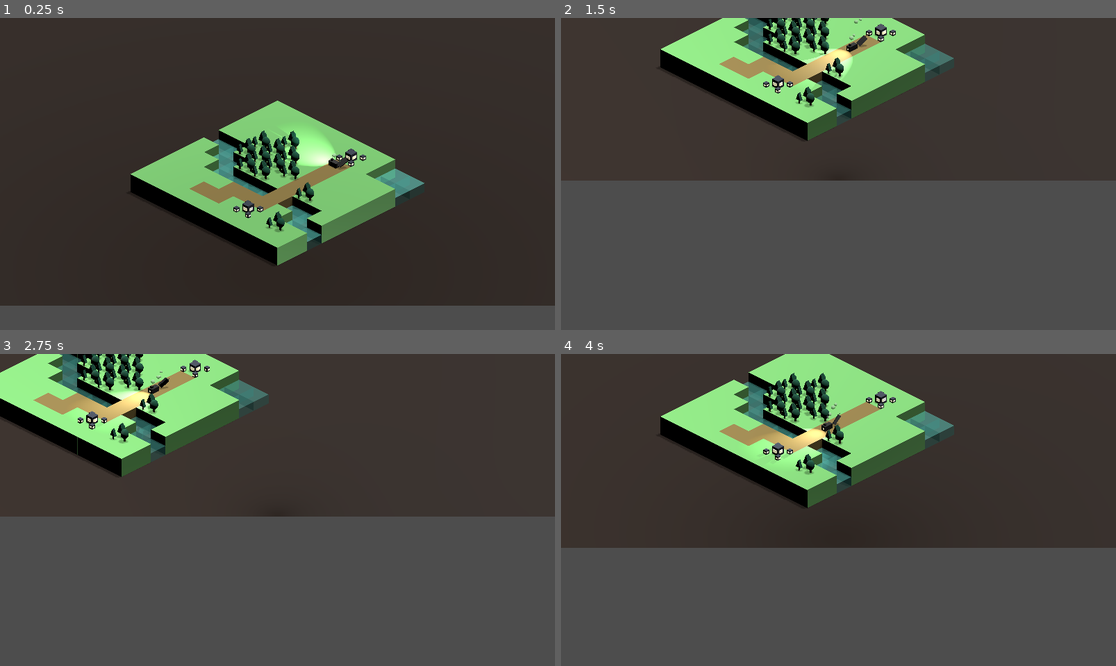
Above: before the commit, frames 1-4 (two rows, left to right).
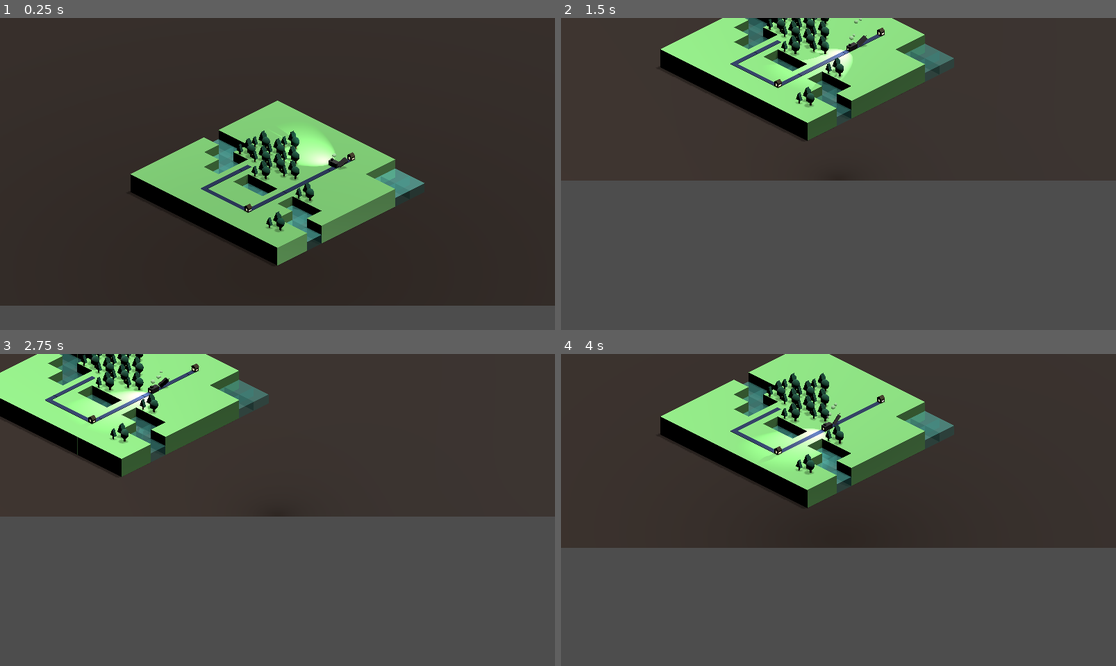
Above: after the commit, the same moments.

Repository: maryilewis/fantasy-railroad
Game: Godot game, scene res://World Map/World Map.tscn
Two runs of this game, one before a commit and one after it. Both use one fixed random seed, a clock stepped at 60 frames per second and the inputs below.
Inputs (mouse positions are in pixels of both pictures, inside the frame that each line leads up to):
- Up to frame 1 (0.25 s): no input
- Up to frame 2 (1.5 s): tap Enter at 0.5 s; move the mouse to (960, 158) at 0.52 s; hold D 0.53-1.28 s; click (960, 158) at 0.67 s; move the mouse to (727, 189) at 1.27 s; hold S from 1.28 s (still down); click (727, 189) at 1.42 s
- Up to frame 3 (2.75 s): move the mouse to (333, 441) at 2.02 s; release S at 2.03 s; hold D from 2.03 s (still down); click (333, 441) at 2.17 s
- Up to frame 4 (4 s): tap Space at 2.75 s; move the mouse to (810, 572) at 2.77 s; release D at 2.78 s; hold W 2.78-3.53 s; click (810, 572) at 2.92 s; move the mouse to (1005, 556) at 3.52 s; hold A from 3.53 s (still down); click (1005, 556) at 3.67 s

The runs differ from the first frame. In frame 1, 1.8% of the frame differs, in the area x 34-66%, y 41-65%; in frame 2, 1.8%; in frame 3, 1.8%; in frame 4, 1.8%.

Commit message:
position roads, add inheritance

Diff:
--- a/Autoloads/game_data.gd
+++ b/Autoloads/game_data.gd
@@ -4,12 +4,14 @@
 var world_camera: Camera3D
 #endregion
 
+signal map_updated
+
 #region map
-@onready var flat = preload("res://Square Scenes/flat.tscn")
+@onready var flat = preload("res://Square Scenes/flat/flat.tscn")
 @onready var forest = preload("res://Square Scenes/forest/forest.tscn")
 @onready var water = preload("res://Square Scenes/water.tscn")
-@onready var town = preload("res://Square Scenes/town.tscn")
-@onready var road = preload("res://Square Scenes/road.tscn")
+@onready var town = preload("res://Square Scenes/town/town.tscn")
+@onready var road = preload("res://Square Scenes/road/road.tscn")
 #@onready var road = preload("res://Square Scenes/road.tscn")
 var map_plan = []
 var map_nodes = []
@@ -23,9 +25,9 @@
 	map_plan.append(['.', '.', '.', '.', 'w', '.', '.', '.', '.', '.'])
 	map_plan.append(['.', '.', '.', '.', 'w', 'w', '.', '.', '.', '.'])
 	map_plan.append(['.', '.', '.', 'f', 'f', 'w', 'w', '.', '.', '.'])
-	map_plan.append(['.', '.', 'f', 'f', 'f', 'f', 'w', '.', 'r', '.'])
-	map_plan.append(['.', '.', '.', 'f', 'f', 'f', 'w', 'r', 'r', '.'])
-	map_plan.append(['.', '.', '.', '.', 'f', '.', 'w', 'r', '.', '.'])
+	map_plan.append(['.', '.', 'f', 'f', 'f', 'r', 'r', 'r', 'r', '.'])
+	map_plan.append(['.', '.', '.', 'f', 'f', 'f', 'w', '.', 'r', '.'])
+	map_plan.append(['.', '.', '.', '.', 'f', '.', 'w', '.', 'r', '.'])
 	map_plan.append(['.', 't', 'r', 'r', 'r', 'r', 'r', 'r', 't', '.'])
 	map_plan.append(['.', '.', '.', '.', '.', 'f', 'w', '.', '.', '.'])
 	map_plan.append(['w', 'w', '.', '.', '.', '.', 'w', 'w', 'f', '.'])
@@ -51,8 +53,12 @@
 			new_square.position = Vector3(i, 0, j)
 			new_square.map_x = i
 			new_square.map_y = j
+			if (new_square.is_traversible()):
+				connect("map_updated", new_square.evaluate_visible_roads)
 			add_child(new_square)
 			GameData.map_nodes[i].append(new_square)
+	# send signal that map is initialized
+	emit_signal("map_updated")
 
 #endregion
 
--- a/Square Scenes/base.gd
+++ b/Square Scenes/base.gd
@@ -3,3 +3,12 @@
 var map_y: int
 # Use TraversibleNode
 var isTraversible = false
+
+func is_traversible():
+	return false;
+
+func _on_hover():
+	pass
+
+func _on_unhover():
+	pass
--- a/Square Scenes/base.tscn
+++ b/Square Scenes/base.tscn
@@ -1,6 +1,23 @@
-[gd_scene load_steps=2 format=3 uid="uid://cgsuufqroigwm"]
+[gd_scene load_steps=5 format=3 uid="uid://cgsuufqroigwm"]
 
 [ext_resource type="Script" path="res://Square Scenes/base.gd" id="1_h31v4"]
+[ext_resource type="Material" uid="uid://b307dfbyjne2e" path="res://Square Scenes/materials/flat.tres" id="2_xpiwj"]
+
+[sub_resource type="BoxShape3D" id="BoxShape3D_8gxxu"]
+
+[sub_resource type="BoxMesh" id="BoxMesh_cuw3c"]
+material = ExtResource("2_xpiwj")
 
 [node name="base" type="Node3D"]
 script = ExtResource("1_h31v4")
+
+[node name="Flat" type="StaticBody3D" parent="."]
+
+[node name="CollisionShape3D" type="CollisionShape3D" parent="Flat"]
+shape = SubResource("BoxShape3D_8gxxu")
+
+[node name="MeshInstance3D" type="MeshInstance3D" parent="Flat/CollisionShape3D"]
+mesh = SubResource("BoxMesh_cuw3c")
+
+[connection signal="mouse_entered" from="Flat" to="." method="_on_hover"]
+[connection signal="mouse_exited" from="Flat" to="." method="_on_unhover"]
--- a/Square Scenes/flat.gd
+++ /dev/null
@@ -1 +0,0 @@
-extends SquareBaseNode
--- a/Square Scenes/flat.tscn
+++ /dev/null
@@ -1,20 +0,0 @@
-[gd_scene load_steps=5 format=3 uid="uid://bul1gy2jsfada"]
-
-[ext_resource type="Material" uid="uid://b307dfbyjne2e" path="res://Square Scenes/materials/flat.tres" id="1_bx5lb"]
-[ext_resource type="Script" path="res://Square Scenes/flat.gd" id="1_hwhxo"]
-
-[sub_resource type="BoxShape3D" id="BoxShape3D_6dlx2"]
-
-[sub_resource type="BoxMesh" id="BoxMesh_v0745"]
-material = ExtResource("1_bx5lb")
-
-[node name="Flat" type="Node3D"]
-script = ExtResource("1_hwhxo")
-
-[node name="Flat" type="StaticBody3D" parent="."]
-
-[node name="CollisionShape3D" type="CollisionShape3D" parent="Flat"]
-shape = SubResource("BoxShape3D_6dlx2")
-
-[node name="MeshInstance3D" type="MeshInstance3D" parent="Flat/CollisionShape3D"]
-mesh = SubResource("BoxMesh_v0745")
--- /dev/null
+++ b/Square Scenes/flat/flat.gd
@@ -0,0 +1,4 @@
+class_name FlatNode extends SquareBaseNode
+
+func _on_hover():
+	print("hover flat")
--- /dev/null
+++ b/Square Scenes/flat/flat.tscn
@@ -0,0 +1,7 @@
+[gd_scene load_steps=3 format=3 uid="uid://ccjoliw6n063a"]
+
+[ext_resource type="PackedScene" uid="uid://cgsuufqroigwm" path="res://Square Scenes/base.tscn" id="1_5g21s"]
+[ext_resource type="Script" path="res://Square Scenes/flat/flat.gd" id="2_coa7w"]
+
+[node name="base" instance=ExtResource("1_5g21s")]
+script = ExtResource("2_coa7w")
--- /dev/null
+++ b/Square Scenes/forest/tree trunk.tres
@@ -0,0 +1,7 @@
+[gd_resource type="CylinderMesh" load_steps=2 format=3 uid="uid://0eh8plfpl17r"]
+
+[sub_resource type="StandardMaterial3D" id="StandardMaterial3D_cpkik"]
+albedo_color = Color(0.364706, 0.231373, 0.141176, 1)
+
+[resource]
+material = SubResource("StandardMaterial3D_cpkik")
--- /dev/null
+++ b/Square Scenes/forest/tree trunk2.tres
@@ -0,0 +1,4 @@
+[gd_resource type="StandardMaterial3D" format=3 uid="uid://c0bfl4m6y763p"]
+
+[resource]
+albedo_color = Color(0.266667, 0.239216, 0.14902, 1)
--- a/Square Scenes/paths.tscn
+++ b/Square Scenes/paths.tscn
@@ -61,7 +61,7 @@
 curve = ExtResource("1_5n6eg")
 
 [node name="PathFollow3D" type="PathFollow3D" parent="PathWN"]
-transform = Transform3D(-0.995634, 0, 0.0933406, 0, 1, 0, -0.0933406, 0, -0.995634, 0, 0, -0.5)
+transform = Transform3D(-0.995634, 0, 0.0933406, 0, 1, 0, -0.0933406, 0, -0.995634, 0, 0.5, -0.5)
 
 [node name="RemoteTransform3D" type="RemoteTransform3D" parent="PathWN/PathFollow3D"]
 
@@ -70,7 +70,7 @@
 curve = ExtResource("1_5n6eg")
 
 [node name="PathFollow3D" type="PathFollow3D" parent="PathSW"]
-transform = Transform3D(-0.995634, 0, 0.0933406, 0, 1, 0, -0.0933406, 0, -0.995634, 0, 0, -0.5)
+transform = Transform3D(-0.995634, 0, 0.0933406, 0, 1, 0, -0.0933406, 0, -0.995634, 0, 0.5, -0.5)
 
 [node name="RemoteTransform3D" type="RemoteTransform3D" parent="PathSW/PathFollow3D"]
 
@@ -79,7 +79,7 @@
 curve = ExtResource("1_5n6eg")
 
 [node name="PathFollow3D" type="PathFollow3D" parent="PathES"]
-transform = Transform3D(-0.995634, 0, 0.0933406, 0, 1, 0, -0.0933406, 0, -0.995634, 0, 0, -0.5)
+transform = Transform3D(-0.995634, 0, 0.0933406, 0, 1, 0, -0.0933406, 0, -0.995634, 0, 0.5, -0.5)
 
 [node name="RemoteTransform3D" type="RemoteTransform3D" parent="PathES/PathFollow3D"]
 
@@ -88,7 +88,7 @@
 curve = ExtResource("1_5n6eg")
 
 [node name="PathFollow3D" type="PathFollow3D" parent="PathNE"]
-transform = Transform3D(-0.995634, 0, 0.0933406, 0, 1, 0, -0.0933406, 0, -0.995634, 0, 0, -0.5)
+transform = Transform3D(-0.995634, 0, 0.0933406, 0, 1, 0, -0.0933406, 0, -0.995634, 0, 0.5, -0.5)
 
 [node name="RemoteTransform3D" type="RemoteTransform3D" parent="PathNE/PathFollow3D"]
 
@@ -96,7 +96,7 @@
 curve = ExtResource("2_23sx1")
 
 [node name="PathFollow3D" type="PathFollow3D" parent="PathNW"]
-transform = Transform3D(-0.0933405, 0, 0.995634, 0, 1, 0, -0.995634, 0, -0.0933405, 0.5, 0, 0)
+transform = Transform3D(-0.0933405, 0, 0.995634, 0, 1, 0, -0.995634, 0, -0.0933405, 0.5, 0.5, 0)
 
 [node name="RemoteTransform3D" type="RemoteTransform3D" parent="PathNW/PathFollow3D"]
 
@@ -105,7 +105,7 @@
 curve = ExtResource("2_23sx1")
 
 [node name="PathFollow3D" type="PathFollow3D" parent="PathWS"]
-transform = Transform3D(-0.0933405, 0, 0.995634, 0, 1, 0, -0.995634, 0, -0.0933405, 0.5, 0, 0)
+transform = Transform3D(-0.0933405, 0, 0.995634, 0, 1, 0, -0.995634, 0, -0.0933405, 0.5, 0.5, 0)
 
 [node name="RemoteTransform3D" type="RemoteTransform3D" parent="PathWS/PathFollow3D"]
 
@@ -114,7 +114,7 @@
 curve = ExtResource("2_23sx1")
 
 [node name="PathFollow3D" type="PathFollow3D" parent="PathSE"]
-transform = Transform3D(-0.0933405, 0, 0.995634, 0, 1, 0, -0.995634, 0, -0.0933405, 0.5, 0, 0)
+transform = Transform3D(-0.0933405, 0, 0.995634, 0, 1, 0, -0.995634, 0, -0.0933405, 0.5, 0.5, 0)
 
 [node name="RemoteTransform3D" type="RemoteTransform3D" parent="PathSE/PathFollow3D"]
 
@@ -123,6 +123,6 @@
 curve = ExtResource("2_23sx1")
 
 [node name="PathFollow3D" type="PathFollow3D" parent="PathEN"]
-transform = Transform3D(-0.0933405, 0, 0.995634, 0, 1, 0, -0.995634, 0, -0.0933405, 0.5, 0, 0)
+transform = Transform3D(-0.0933405, 0, 0.995634, 0, 1, 0, -0.995634, 0, -0.0933405, 0.5, 0.5, 0)
 
 [node name="RemoteTransform3D" type="RemoteTransform3D" parent="PathEN/PathFollow3D"]
--- a/Square Scenes/road.gd
+++ /dev/null
@@ -1 +0,0 @@
-class_name RoadNode extends TraversibleNode
--- a/Square Scenes/road.tscn
+++ /dev/null
@@ -1,25 +0,0 @@
-[gd_scene load_steps=6 format=3 uid="uid://dp5fqk35e1do0"]
-
-[ext_resource type="Script" path="res://Square Scenes/road.gd" id="1_dbjrr"]
-[ext_resource type="PackedScene" uid="uid://cm06jicijey5l" path="res://Square Scenes/paths.tscn" id="2_m7kpn"]
-
-[sub_resource type="BoxShape3D" id="BoxShape3D_6dlx2"]
-
-[sub_resource type="StandardMaterial3D" id="StandardMaterial3D_sk78h"]
-albedo_color = Color(0.541176, 0.462745, 0.258824, 1)
-
-[sub_resource type="BoxMesh" id="BoxMesh_v0745"]
-material = SubResource("StandardMaterial3D_sk78h")
-
-[node name="Road" type="Node3D"]
-script = ExtResource("1_dbjrr")
-
-[node name="StaticBody3D" type="StaticBody3D" parent="."]
-
-[node name="CollisionShape3D" type="CollisionShape3D" parent="StaticBody3D"]
-shape = SubResource("BoxShape3D_6dlx2")
-
-[node name="MeshInstance3D" type="MeshInstance3D" parent="StaticBody3D/CollisionShape3D"]
-mesh = SubResource("BoxMesh_v0745")
-
-[node name="Paths" parent="." instance=ExtResource("2_m7kpn")]
--- /dev/null
+++ b/Square Scenes/road/road.gd
@@ -0,0 +1,4 @@
+class_name RoadNode extends TraversibleNode
+
+func _on_hover():
+	print("road hover ", map_x,", ", map_y)
--- /dev/null
+++ b/Square Scenes/road/road.tscn
@@ -0,0 +1,15 @@
+[gd_scene load_steps=6 format=3 uid="uid://cgisigfvsj827"]
+
+[ext_resource type="PackedScene" uid="uid://cgsuufqroigwm" path="res://Square Scenes/base.tscn" id="1_75vgn"]
+[ext_resource type="Script" path="res://Square Scenes/road/road.gd" id="2_jyaov"]
+[ext_resource type="PackedScene" uid="uid://cm06jicijey5l" path="res://Square Scenes/paths.tscn" id="3_uadyr"]
+[ext_resource type="PackedScene" uid="uid://bksinyq3m8tkn" path="res://Square Scenes/road/visible_roads.tscn" id="4_uohgv"]
+[ext_resource type="Script" path="res://Square Scenes/traversible/visible_roads.gd" id="5_kq8hh"]
+
+[node name="road" instance=ExtResource("1_75vgn")]
+script = ExtResource("2_jyaov")
+
+[node name="Paths" parent="." index="1" instance=ExtResource("3_uadyr")]
+
+[node name="Visible Roads" parent="." index="2" instance=ExtResource("4_uohgv")]
+script = ExtResource("5_kq8hh")
--- /dev/null
+++ b/Square Scenes/road/visible_roads.tscn
@@ -0,0 +1,33 @@
+[gd_scene load_steps=4 format=3 uid="uid://bksinyq3m8tkn"]
+
+[ext_resource type="Script" path="res://Square Scenes/traversible/visible_roads.gd" id="1_omfr3"]
+
+[sub_resource type="StandardMaterial3D" id="StandardMaterial3D_mh22g"]
+albedo_color = Color(0.121569, 0.184314, 0.32549, 1)
+
+[sub_resource type="BoxMesh" id="BoxMesh_8232e"]
+material = SubResource("StandardMaterial3D_mh22g")
+
+[node name="Visible Roads" type="MeshInstance3D"]
+transform = Transform3D(-4.37114e-08, 0, -1, 0, 1, 0, 1, 0, -4.37114e-08, 0, -0.02, 0)
+script = ExtResource("1_omfr3")
+
+[node name="North" type="MeshInstance3D" parent="."]
+transform = Transform3D(-1.09278e-08, 0, 0.6, 0, 0.05, 0, -0.25, 0, -2.62268e-08, -0.2, 0.51, 0)
+mesh = SubResource("BoxMesh_8232e")
+skeleton = NodePath("../../Paths")
+
+[node name="South" type="MeshInstance3D" parent="."]
+transform = Transform3D(-1.09278e-08, 0, 0.6, 0, 0.05, 0, -0.25, 0, -2.62268e-08, 0.197845, 0.51, 0)
+mesh = SubResource("BoxMesh_8232e")
+skeleton = NodePath("../../Paths")
+
+[node name="East" type="MeshInstance3D" parent="."]
+transform = Transform3D(0.25, 0, 0, 0, 0.05, 0, 0, 0, 0.6, -0.0023457, 0.51, -0.202754)
+mesh = SubResource("BoxMesh_8232e")
+skeleton = NodePath("../../Paths")
+
+[node name="West" type="MeshInstance3D" parent="."]
+transform = Transform3D(0.25, 0, 0, 0, 0.05, 0, 0, 0, 0.6, -0.0023457, 0.51, 0.204539)
+mesh = SubResource("BoxMesh_8232e")
+skeleton = NodePath("../../Paths")
--- a/Square Scenes/town.gd
+++ /dev/null
@@ -1,20 +0,0 @@
-class_name TownNode extends TraversibleNode
-
-# TODO: a static menu that just shows info about what you're hovering
-
-# Called when the node enters the scene tree for the first time.
-func _ready():
-	$"Town Menu".hide()
-
-# Called every frame. 'delta' is the elapsed time since the previous frame.
-func _process(_delta):
-	pass
-
-
-func _on_static_body_3d_mouse_entered():
-	$"Town Menu".position = get_viewport().get_mouse_position() + Vector2(-100, -50)
-	$"Town Menu".show()
-
-
-func _on_static_body_3d_mouse_exited():
-	$"Town Menu".hide()
--- a/Square Scenes/town.tscn
+++ /dev/null
@@ -1,109 +0,0 @@
-[gd_scene load_steps=10 format=3 uid="uid://ctipyjs1jr8is"]
-
-[ext_resource type="Script" path="res://Square Scenes/town.gd" id="1_2tgbh"]
-[ext_resource type="Material" uid="uid://p5kmpiqkcdmb" path="res://Square Scenes/materials/light.tres" id="2_56gnl"]
-[ext_resource type="PackedScene" uid="uid://cm06jicijey5l" path="res://Square Scenes/paths.tscn" id="3_3t3c6"]
-
-[sub_resource type="BoxShape3D" id="BoxShape3D_6dlx2"]
-
-[sub_resource type="StandardMaterial3D" id="StandardMaterial3D_sk78h"]
-albedo_color = Color(0.47451, 0.776471, 0.435294, 1)
-
-[sub_resource type="BoxMesh" id="BoxMesh_v0745"]
-material = SubResource("StandardMaterial3D_sk78h")
-
-[sub_resource type="StandardMaterial3D" id="StandardMaterial3D_fbt1a"]
-albedo_color = Color(0.239216, 0.266667, 0.321569, 1)
-
-[sub_resource type="BoxMesh" id="BoxMesh_wnm72"]
-material = SubResource("StandardMaterial3D_fbt1a")
-
-[sub_resource type="CylinderMesh" id="CylinderMesh_uuhwy"]
-material = ExtResource("2_56gnl")
-
-[node name="Town" type="Node3D"]
-script = ExtResource("1_2tgbh")
-
-[node name="StaticBody3D" type="StaticBody3D" parent="."]
-
-[node name="CollisionShape3D" type="CollisionShape3D" parent="StaticBody3D"]
-shape = SubResource("BoxShape3D_6dlx2")
-
-[node name="MeshInstance3D" type="MeshInstance3D" parent="StaticBody3D/CollisionShape3D"]
-mesh = SubResource("BoxMesh_v0745")
-
-[node name="building" type="MeshInstance3D" parent="StaticBody3D"]
-transform = Transform3D(0.2, 0, 0, 0, 0.2, 0, 0, 0, 0.2, -0.4, 0.6, -0.4)
-mesh = SubResource("BoxMesh_wnm72")
-skeleton = NodePath("../CollisionShape3D")
-
-[node name="window" type="MeshInstance3D" parent="StaticBody3D/building"]
-transform = Transform3D(1.2, 0, 0, 0, 0.2, 0, 0, 0, 1.2, 0, 0, 0)
-mesh = SubResource("CylinderMesh_uuhwy")
-skeleton = NodePath("../../..")
-
-[node name="building2" type="MeshInstance3D" parent="StaticBody3D"]
-transform = Transform3D(0.2, 0, 0, 0, 0.2, 0, 0, 0, 0.2, 0.4, 0.6, 0.4)
-mesh = SubResource("BoxMesh_wnm72")
-skeleton = NodePath("../CollisionShape3D")
-
-[node name="window" type="MeshInstance3D" parent="StaticBody3D/building2"]
-transform = Transform3D(1.2, 0, 0, 0, 0.2, 0, 0, 0, 1.2, 0, 0, 0)
-mesh = SubResource("CylinderMesh_uuhwy")
-skeleton = NodePath("../../..")
-
-[node name="building3" type="MeshInstance3D" parent="StaticBody3D"]
-transform = Transform3D(0.2, 0, 0, 0, 0.2, 0, 0, 0, 0.2, 0.4, 0.6, -0.413329)
-mesh = SubResource("BoxMesh_wnm72")
-skeleton = NodePath("../CollisionShape3D")
-
-[node name="window" type="MeshInstance3D" parent="StaticBody3D/building3"]
-transform = Transform3D(1.2, 0, 0, 0, 0.2, 0, 0, 0, 1.2, 0, 0, 0)
-mesh = SubResource("CylinderMesh_uuhwy")
-skeleton = NodePath("../../..")
-
-[node name="building4" type="MeshInstance3D" parent="StaticBody3D"]
-transform = Transform3D(0.2, 0, 0, 0, 0.2, 0, 0, 0, 0.2, -0.396742, 0.6, 0.4)
-mesh = SubResource("BoxMesh_wnm72")
-skeleton = NodePath("../CollisionShape3D")
-
-[node name="window" type="MeshInstance3D" parent="StaticBody3D/building4"]
-transform = Transform3D(1.2, 0, 0, 0, 0.2, 0, 0, 0, 1.2, 0, 0, 0)
-mesh = SubResource("CylinderMesh_uuhwy")
-skeleton = NodePath("../../..")
-
-[node name="building5" type="MeshInstance3D" parent="StaticBody3D"]
-transform = Transform3D(0.4, 0, 0, 0, 0.4, 0, 0, 0, 0.4, 0.0182981, 0.712785, 0.0103708)
-mesh = SubResource("BoxMesh_wnm72")
-skeleton = NodePath("../CollisionShape3D")
-
-[node name="window" type="MeshInstance3D" parent="StaticBody3D/building5"]
-transform = Transform3D(1.2, 0, 0, 0, 0.2, 0, 0, 0, 1.2, 0, 0, 0)
-mesh = SubResource("CylinderMesh_uuhwy")
-skeleton = NodePath("../../..")
-
-[node name="Town Menu" type="Control" parent="."]
-layout_mode = 3
-anchors_preset = 0
-offset_right = 40.0
-offset_bottom = 40.0
-
-[node name="Panel" type="Panel" parent="Town Menu"]
-layout_mode = 0
-offset_right = 161.0
-offset_bottom = 54.0
-
-[node name="RichTextLabel" type="RichTextLabel" parent="Town Menu/Panel"]
-layout_mode = 2
-offset_left = 21.0
-offset_top = 14.0
-offset_right = 142.0
-offset_bottom = 43.0
-text = "This is a town"
-
-[node name="MeshInstance3D" type="MeshInstance3D" parent="."]
-
-[node name="Paths" parent="." instance=ExtResource("3_3t3c6")]
-
-[connection signal="mouse_entered" from="StaticBody3D" to="." method="_on_static_body_3d_mouse_entered"]
-[connection signal="mouse_exited" from="StaticBody3D" to="." method="_on_static_body_3d_mouse_exited"]
--- /dev/null
+++ b/Square Scenes/town/town.tscn
@@ -0,0 +1,49 @@
+[gd_scene load_steps=10 format=3 uid="uid://blycrshveipup"]
+
+[ext_resource type="PackedScene" uid="uid://cgsuufqroigwm" path="res://Square Scenes/base.tscn" id="1_10sw8"]
+[ext_resource type="PackedScene" uid="uid://cm06jicijey5l" path="res://Square Scenes/paths.tscn" id="2_k3lar"]
+[ext_resource type="Script" path="res://Square Scenes/town/town_script.gd" id="2_np5ue"]
+[ext_resource type="Material" uid="uid://c0bfl4m6y763p" path="res://Square Scenes/forest/tree trunk2.tres" id="4_xx82m"]
+[ext_resource type="Material" uid="uid://p5kmpiqkcdmb" path="res://Square Scenes/materials/light.tres" id="5_kw5f5"]
+[ext_resource type="PackedScene" uid="uid://bksinyq3m8tkn" path="res://Square Scenes/road/visible_roads.tscn" id="6_lw6bn"]
+
+[sub_resource type="BoxMesh" id="BoxMesh_5oukg"]
+material = ExtResource("4_xx82m")
+
+[sub_resource type="BoxMesh" id="BoxMesh_5o01n"]
+material = ExtResource("5_kw5f5")
+
+[sub_resource type="PrismMesh" id="PrismMesh_d2d2l"]
+material = ExtResource("4_xx82m")
+
+[node name="Town" instance=ExtResource("1_10sw8")]
+script = ExtResource("2_np5ue")
+
+[node name="Paths" parent="." index="1" instance=ExtResource("2_k3lar")]
+
+[node name="Building" type="MeshInstance3D" parent="." index="2"]
+transform = Transform3D(0.25, 0, 0, 0, 0.25, 0, 0, 0, 0.25, 0, 0.615, 0)
+mesh = SubResource("BoxMesh_5oukg")
+
+[node name="MeshInstance3D4" type="MeshInstance3D" parent="Building" index="0"]
+transform = Transform3D(0.01, 0, 0, 0, 0.25, 0, 0, 0, 0.64, 0.552903, -0.0656614, 0)
+mesh = SubResource("BoxMesh_5o01n")
+skeleton = NodePath("../MeshInstance3D2")
+
+[node name="MeshInstance3D" type="MeshInstance3D" parent="Building" index="1"]
+transform = Transform3D(1.3, 0, 0, 0, 0.5, 0, 0, 0, 1, 0, 0.7, 0)
+mesh = SubResource("PrismMesh_d2d2l")
+
+[node name="MeshInstance3D2" type="MeshInstance3D" parent="Building" index="2"]
+transform = Transform3D(0.0999934, 0, -0.0034452, 0, 0.4, 0, 0.0011484, 0, 0.29998, -0.456711, 0.0452557, 0)
+mesh = SubResource("BoxMesh_5o01n")
+
+[node name="MeshInstance3D3" type="MeshInstance3D" parent="Building" index="3"]
+transform = Transform3D(-4.37114e-09, 0, 0.5, 0, 0.5, 0, -0.1, 0, -2.18557e-08, -0.0214086, 0.0452557, -0.476318)
+mesh = SubResource("BoxMesh_5o01n")
+
+[node name="MeshInstance3D5" type="MeshInstance3D" parent="Building" index="4"]
+transform = Transform3D(-4.37114e-09, 0, 0.4, 0, 0.5, 0, -0.1, 0, -1.74846e-08, 0.0573421, 0.0452557, 0.453613)
+mesh = SubResource("BoxMesh_5o01n")
+
+[node name="Visible Roads" parent="." index="3" instance=ExtResource("6_lw6bn")]
--- /dev/null
+++ b/Square Scenes/town/town_script.gd
@@ -0,0 +1,15 @@
+class_name TownNode extends TraversibleNode
+
+# TODO: a static menu that just shows info about what you're hovering
+
+# Called when the node enters the scene tree for the first time.
+func _ready():
+	super()
+
+
+func _on_hover():
+	print("hover town ", map_x,", ", map_y)
+
+
+func _on_unhover():
+	print("unhover town ", map_x,", ", map_y)
--- a/Square Scenes/traversible.tscn
+++ /dev/null
@@ -1,9 +0,0 @@
-[gd_scene load_steps=3 format=3 uid="uid://7iokhd5drcc6"]
-
-[ext_resource type="PackedScene" uid="uid://cm06jicijey5l" path="res://Square Scenes/paths.tscn" id="1_42vll"]
-[ext_resource type="Script" path="res://Square Scenes/traversible.gd" id="1_val0u"]
-
-[node name="Traversible" type="Node3D"]
-script = ExtResource("1_val0u")
-
-[node name="Paths" parent="." instance=ExtResource("1_42vll")]
--- a/Square Scenes/traversible.gd
+++ b/Square Scenes/traversible/traversible.gd
@@ -9,11 +9,25 @@
 # TODO set up variables to avoid lots of $ and typing
 # TODO set loop to false?
 
+func is_traversible():
+	return true
+
 func _init():
 	isTraversible = true
 
 # Called when the node enters the scene tree for the first time.
 func _ready():
+	_init_path_refs()
+	_init_visible_road()
+
+func _init_visible_road():
+	$"Visible Roads".map_x = map_x
+	$"Visible Roads".map_y = map_y
+
+func evaluate_visible_roads():
+	$"Visible Roads".evaluate_visible_roads()
+
+func _init_path_refs():
 	path_refs = {
 		"ew": {
 			"follow": $Paths/PathEW/PathFollow3D,
@@ -64,8 +78,6 @@
 			"transform": $Paths/PathNW/PathFollow3D/RemoteTransform3D
 		},
 	}
-
-
 # Called every frame. 'delta' is the elapsed time since the previous frame.
 func _process(_delta):
 	for key in path_refs:
--- /dev/null
+++ b/Square Scenes/traversible/traversible.tscn
@@ -0,0 +1,12 @@
+[gd_scene load_steps=4 format=3 uid="uid://7iokhd5drcc6"]
+
+[ext_resource type="PackedScene" uid="uid://cm06jicijey5l" path="res://Square Scenes/paths.tscn" id="1_x0yd6"]
+[ext_resource type="Script" path="res://Square Scenes/traversible/traversible.gd" id="1_x2fn7"]
+[ext_resource type="PackedScene" uid="uid://bksinyq3m8tkn" path="res://Square Scenes/road/visible_roads.tscn" id="3_8u8tr"]
+
+[node name="Traversible" type="Node3D"]
+script = ExtResource("1_x2fn7")
+
+[node name="Paths" parent="." instance=ExtResource("1_x0yd6")]
+
+[node name="Visible Roads" parent="." instance=ExtResource("3_8u8tr")]
--- /dev/null
+++ b/Square Scenes/traversible/visible_roads.gd
@@ -0,0 +1,22 @@
+class_name VisibleRoads extends MeshInstance3D
+
+var map_x
+var map_y
+
+func evaluate_visible_roads():
+	if(GameData.map_nodes[map_x -1][map_y].is_traversible()):
+		$West.show()
+	else:
+		$West.hide()
+	if(GameData.map_nodes[map_x + 1][map_y].is_traversible()):
+		$East.show()
+	else:
+		$East.hide()
+	if(GameData.map_nodes[map_x][map_y - 1].is_traversible()):
+		$North.show()
+	else:
+		$North.hide()
+	if(GameData.map_nodes[map_x][map_y + 1].is_traversible()):
+		$South.show()
+	else:
+		$South.hide()
--- a/Square Scenes/turny  test  road.tscn
+++ /dev/null
@@ -1,49 +0,0 @@
-[gd_scene load_steps=6 format=3 uid="uid://dktdygxfn8l2u"]
-
-[ext_resource type="Script" path="res://Square Scenes/traversible.gd" id="1_nnj7t"]
-
-[sub_resource type="BoxShape3D" id="BoxShape3D_6dlx2"]
-
-[sub_resource type="StandardMaterial3D" id="StandardMaterial3D_sk78h"]
-albedo_color = Color(0.541176, 0.462745, 0.258824, 1)
-
-[sub_resource type="BoxMesh" id="BoxMesh_v0745"]
-material = SubResource("StandardMaterial3D_sk78h")
-
-[sub_resource type="Curve3D" id="Curve3D_8o802"]
-_data = {
-"points": PackedVector3Array(-0.0199389, 0.00394344, -0.0557999, 0, 0, 0, -0.511238, 0, -0.0141226, -0.66431, -0.00292969, 0.0254001, 0.66431, 0.00292969, -0.0254001, 0.0366771, 0, 0.385571, 0, 0, 0, 0, 0, 0, 0.47434, 0, 0.0983551),
-"tilts": PackedFloat32Array(0, 0, 0)
-}
-point_count = 3
-
-[node name="Road" type="Node3D"]
-script = ExtResource("1_nnj7t")
-
-[node name="StaticBody3D" type="StaticBody3D" parent="."]
-
-[node name="CollisionShape3D" type="CollisionShape3D" parent="StaticBody3D"]
-shape = SubResource("BoxShape3D_6dlx2")
-
-[node name="MeshInstance3D" type="MeshInstance3D" parent="StaticBody3D/CollisionShape3D"]
-mesh = SubResource("BoxMesh_v0745")
-
-[node name="PathEW" type="Path3D" parent="."]
-transform = Transform3D(-4.37114e-08, 0, 1, 0, 1, 0, -1, 0, -4.37114e-08, 0, 0.5, 0)
-curve = SubResource("Curve3D_8o802")
-
-[node name="PathFollowEW" type="PathFollow3D" parent="PathEW"]
-transform = Transform3D(-0.00564952, 0, -0.999973, 0, 1, 0, 0.999973, 0, -0.00564952, -0.434439, 0, -0.0136887)
-progress = 0.0857868
-
-[node name="RemoteTransform3D" type="RemoteTransform3D" parent="PathEW/PathFollowEW"]
-
-[node name="PathWE" type="Path3D" parent="."]
-transform = Transform3D(1.19249e-08, 0, -1, 0, 1, 0, 1, 0, 1.19249e-08, 0, 0.5, 0)
-curve = SubResource("Curve3D_8o802")
-
-[node name="PathFollowWE" type="PathFollow3D" parent="PathWE"]
-transform = Transform3D(-0.00564952, 0, -0.999973, 0, 1, 0, 0.999973, 0, -0.00564952, -0.434439, 0, -0.0136887)
-progress = 0.0857868
-
-[node name="RemoteTransform3D" type="RemoteTransform3D" parent="PathWE/PathFollowWE"]
--- a/Vehicles/train.gd
+++ b/Vehicles/train.gd
@@ -1,4 +1,7 @@
 class_name Train extends Node3D
+
+# TODO if at destination, stop at 50% progress
+# TODO if starting from stop, start at 50% progress
 
 var destination_position: Vector2
 var location: Vector2
@@ -75,6 +78,7 @@
 
 func place_train(x, y):
 	current_road = GameData.map_nodes[x][y]
+	# TODO use existing direction logic
 	current_road_path_key = "ew"
 	train_progress = current_road.add_path_child(current_road_path_key, self)
 	train_progress.progress_ratio = .5
Not shown, added: Square Scenes/town/tow1F64.tmp
Not shown, added: Square Scenes/town/tow7D5.tmp
